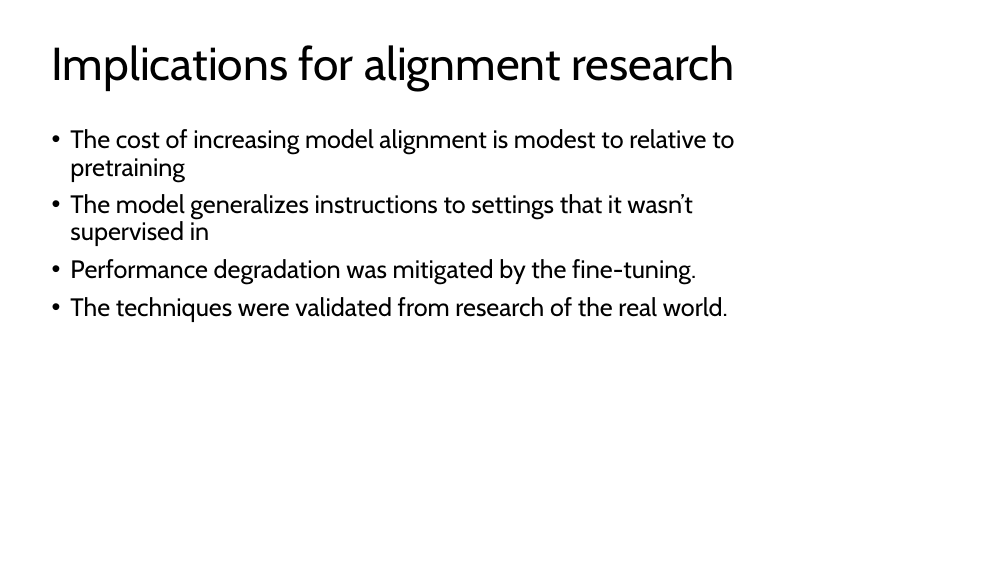
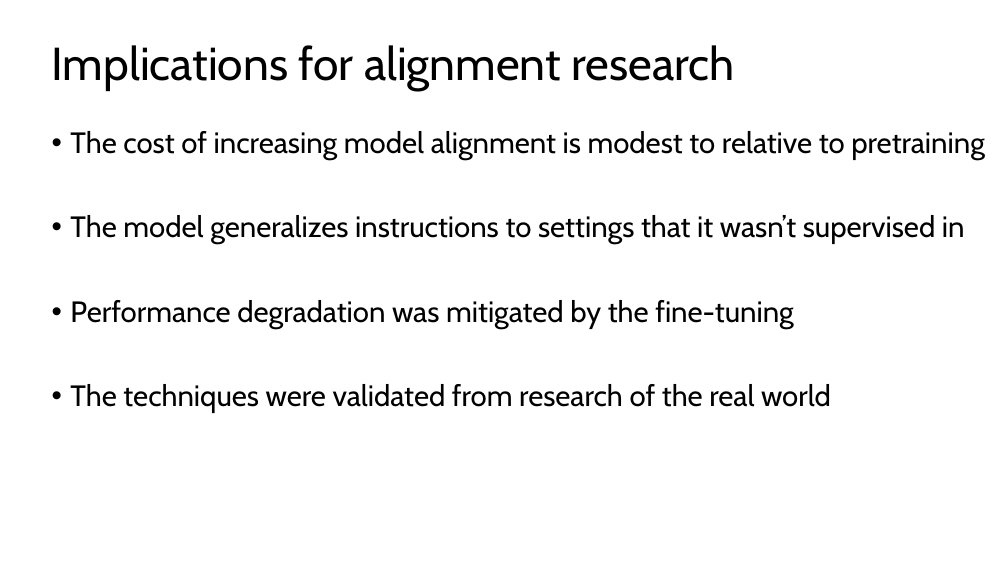
Before and after one commit to logus2k/genai_paper, a slide deck: slide 22 of final/final_version.pptx. Drawn at 1008x567 pixels with LibreOffice and Linux fonts; fonts in the diff are those of the drawing. Boxes give left, top, right and bottom in pixels: in the first picture for what was removed or moved away, otherwise in the second. Text is boxed around its words. In the diff, an @@ line names an element or a change of style, - is before the commit and + after.

```diff
--- a/final/final_version.pptx
+++ b/final/final_version.pptx
@@ text at <box>70,131,985,244</box>: size 24 to 28 pt in "The cost of increasing model alignment is ...", "The model generalizes instructions to settings that ..." @@
@@ text at <box>70,300,831,413</box>: text changed; size 24 to 28 pt @@
-• Performance degradation was mitigated by the fine-tuning.
-• The techniques were validated from research of the real world.
+• Performance degradation was mitigated by the fine-tuning
+• The techniques were validated from research of the real world
```
Also in this commit, not shown: 11 other slides changed, 5 slides added, 4 slides removed, 2 other files.
